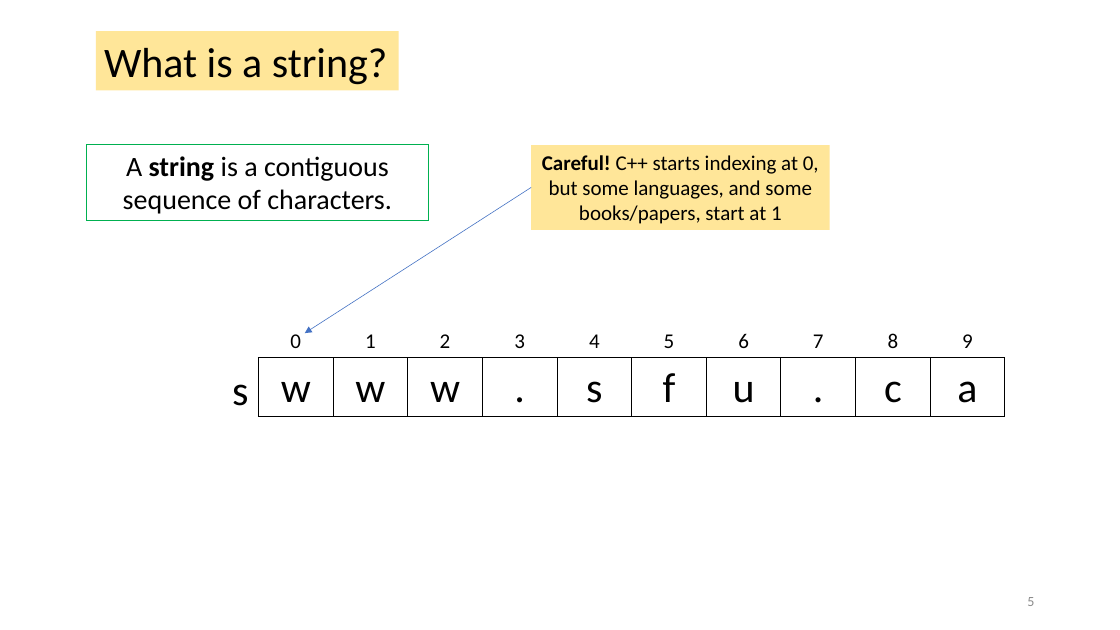
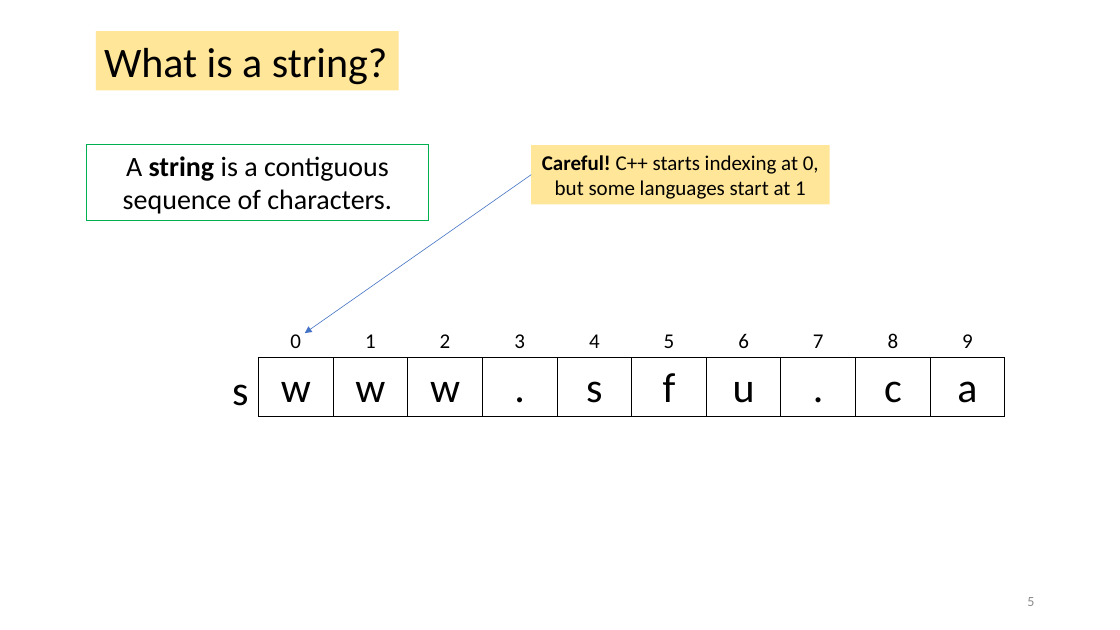
Before and after one commit to tjd1234/cmpt225fall2023, a slide deck: slide 5 of lecture_notes/week12/week12_strings.pptx. Drawn at 1120x630 pixels with LibreOffice and Linux fonts; fonts in the diff are those of the drawing. Boxes give left, top, right and bottom in pixels: in the first picture for what was removed or moved away, otherwise in the second. Text is boxed around its words. In the diff, an @@ line names an element or a change of style, - is before the commit and + after.

```diff
--- a/lecture_notes/week12/week12_strings.pptx
+++ b/lecture_notes/week12/week12_strings.pptx
@@ rectangle "Careful! C++ starts indexing at ...": place and size @@
-rectangle "Careful! C++ starts indexing at ..." at box(531, 145, 829, 230)
+rectangle "Careful! C++ starts indexing at ..." at box(531, 145, 829, 205)
@@ arrow moved from (531, 187) - (305, 334) to (531, 175) - (305, 334) @@
@@ text in rectangle at box(542, 155, 819, 199): text changed @@
-Careful! C++ starts indexing at 0, but some languages, and some books/papers, start at 1
+Careful! C++ starts indexing at 0, but some languages start at 1
```
Also in this commit, not shown: 16 other slides changed, 3 other files.
